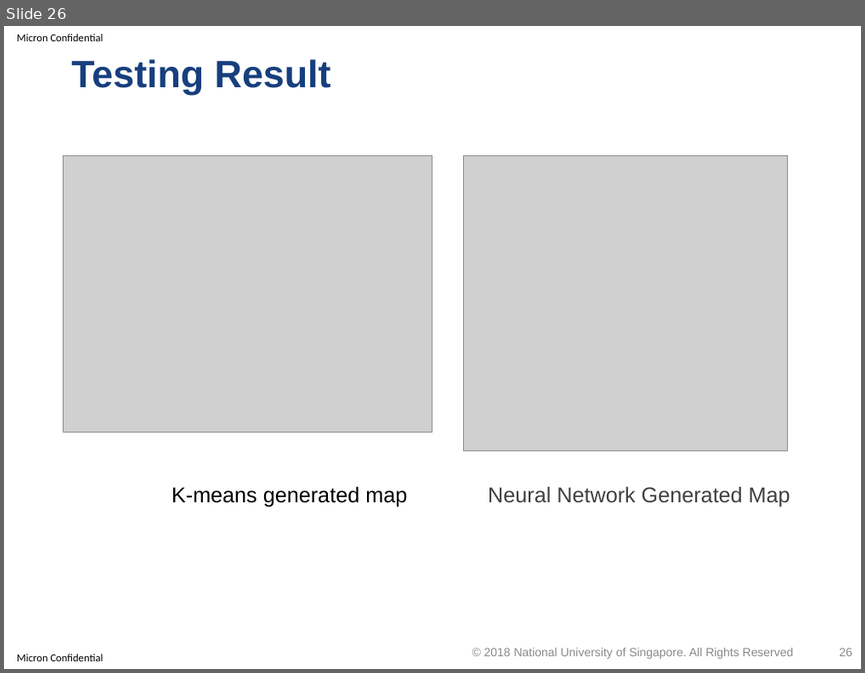
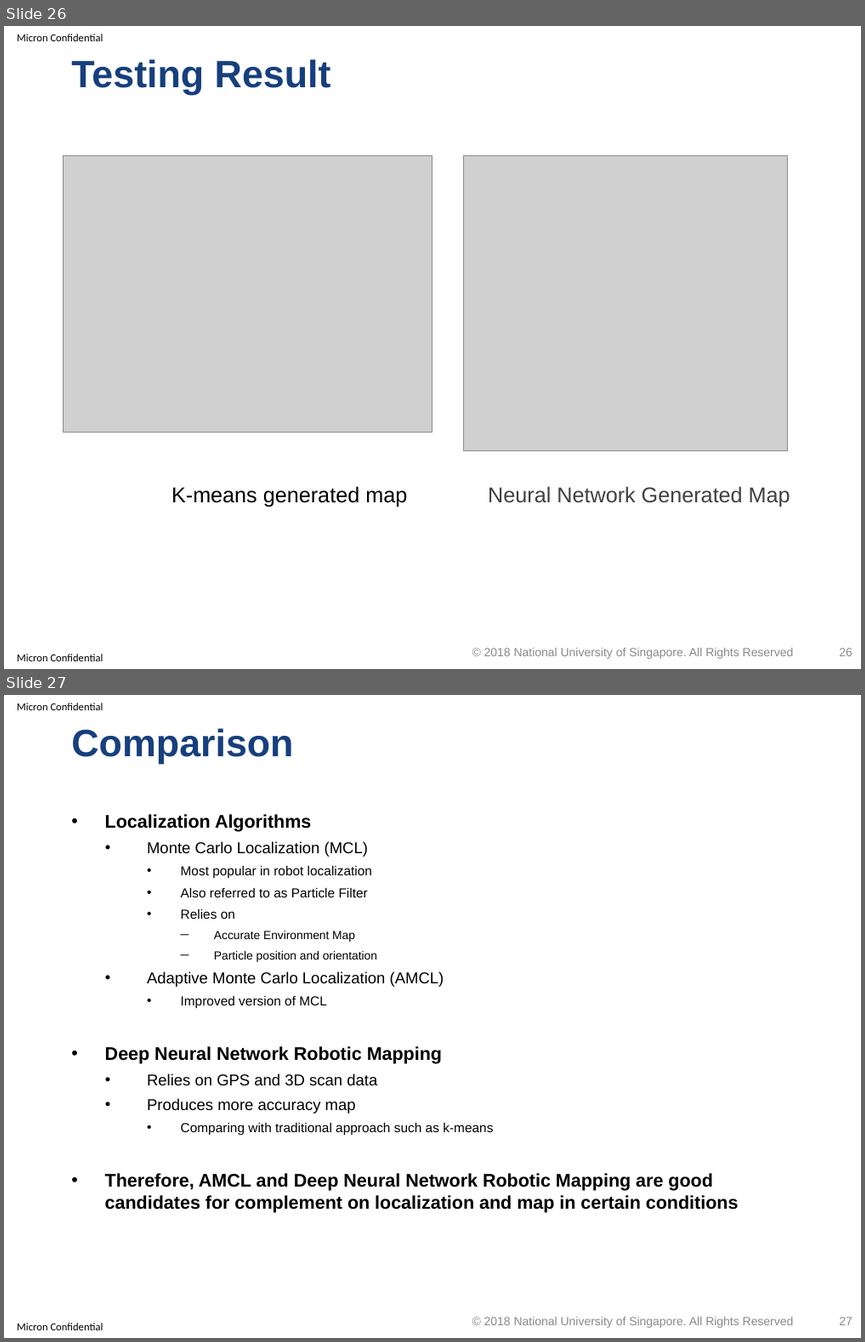
Before and after one commit to optimusium/3dscan, a slide deck: PracticeModule_Presentation.pptx. Shown one above the other, each under a label of ours: slide 26 before the commit, slides 26 and 27 after it. The pictures are 865x673 and 865x1342 pixels, drawn with LibreOffice and Linux fonts; fonts in the diff are those of the drawing; grey boxes stand for pictures; background and template pictures are left out. Boxes give left, top, right and bottom in pixels: in the first picture for what was removed or moved away, otherwise in the second. Text is boxed around its words. In the diff, an @@ line names an element or a change of style, - is before the commit and + after.

```diff
--- a/PracticeModule_Presentation.pptx
+++ b/PracticeModule_Presentation.pptx
@@ slide 27 added at box(4, 695, 861, 1338), background #FFFFFF; not listed: 2 template elements that a slide beside it also shows @@
@@ title added at box(71, 728, 293, 764), 32 pt, text #173F7E, bold @@
+Comparison
@@ text added at box(105, 814, 738, 1213), 15.4 pt, text #000000 @@
+• Localization Algorithms
+  • Monte Carlo Localization (MCL)
+    • Most popular in robot localization
+    • Also referred to as Particle Filter
+    • Relies on
+      ─ Accurate Environment Map
+      ─ Particle position and orientation
+  • Adaptive Monte Carlo Localization (AMCL)
+    • Improved version of MCL
+• Deep Neural Network Robotic Mapping
+  • Relies on GPS and 3D scan data
+  • Produces more accuracy map
+    • Comparing with traditional approach such as k-means
+• Therefore, AMCL and Deep Neural Network Robotic Mapping are good candidates for complement on localization and map in certain conditions
@@ text added at box(484, 1316, 794, 1327), 10 pt, text #898989 @@
+© 2018 National University of Singapore. All Rights Reserved
@@ page number added at box(839, 1316, 852, 1325), 10 pt, text #8C8C8C @@
+27
```
Also in this commit, not shown: 3 other slides added, 1 other file.
